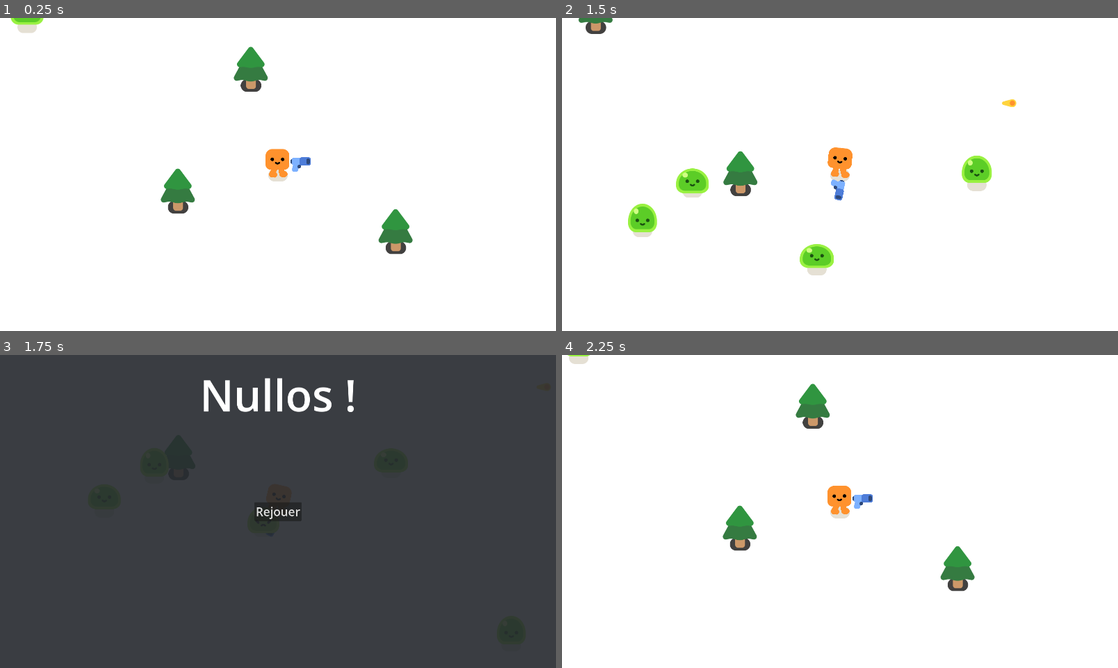
Above: before the commit, frames 1-4 (two rows, left to right).
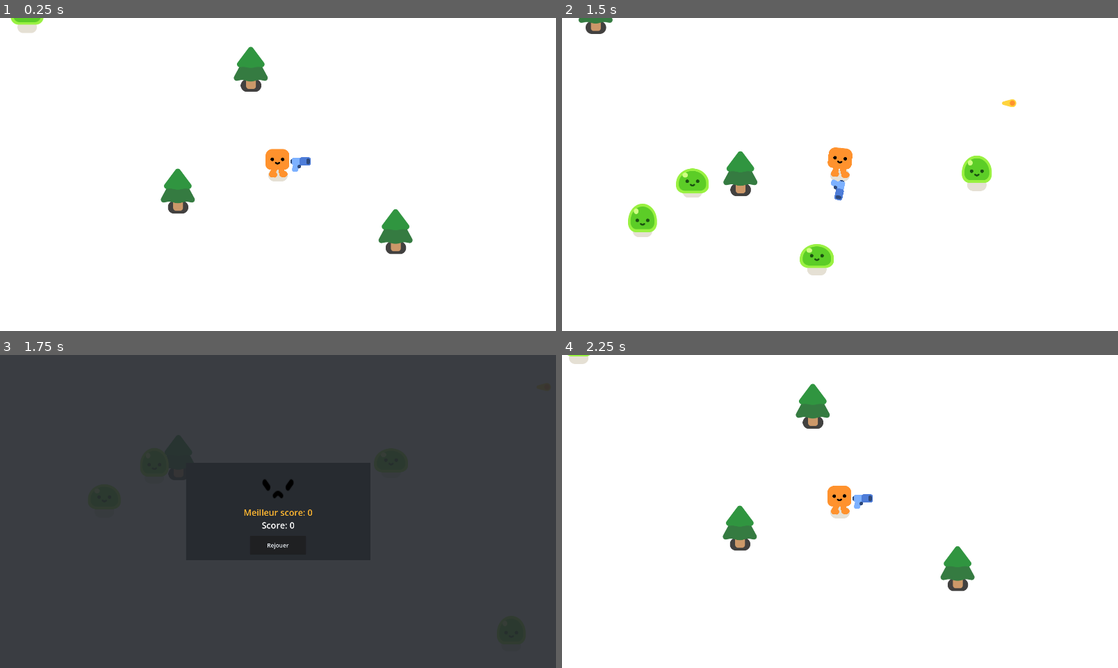
Above: after the commit, the same moments.

Repository: ava-hip/WIP-survivorgame
Game: Godot game, scene res://game.tscn
The game is run twice, just before and just after one commit, with the same random seed, the same clock (stepped at 60 frames per second) and the same inputs.
Inputs:
- Up to frame 1 (0.25 s): no input
- Up to frame 2 (1.5 s): hold D (move_right) 0.53-1.28 s; hold S (move_down) from 1.28 s (still down)
- Up to frame 3 (1.75 s): keep holding S (move_down)
- Up to frame 4 (2.25 s): release S (move_down) at 2 s; click "Rejouer" at 2 s

Frames 1-2 are identical in both runs. In frame 3, 2.0% of the frame differs, in the area x 36-64%, y 7-64%; in frame 4, nothing differs.

Commit message:
feat : score scripts + score ui

Diff:
--- a/scenes/gameover_interface.tscn
+++ b/scenes/gameover_interface.tscn
@@ -1,7 +1,7 @@
-[gd_scene load_steps=2 format=3 uid="uid://fbceiueqs8ax"]
+[gd_scene load_steps=3 format=3 uid="uid://fbceiueqs8ax"]
 
 [ext_resource type="Script" path="res://scripts/gameover_interface.gd" id="1_rtg4t"]
-
+[ext_resource type="Texture2D" uid="uid://cai2ijnbypqtr" path="res://assets/characters/slime/slime_hurt_eyes.png" id="2_2qls0"]
 
 [node name="GameoverInterface" type="CanvasLayer"]
 process_mode = 3
@@ -19,35 +19,87 @@
 color = Color(0.152941, 0.168627, 0.188235, 0.913725)
 metadata/_edit_use_anchors_ = true
 
-[node name="Score" type="Label" parent="."]
-anchors_preset = 5
-anchor_left = 0.5
-anchor_right = 0.5
-offset_left = -270.5
-offset_top = 34.0
-offset_right = 270.5
-offset_bottom = 239.0
-grow_horizontal = 2
-size_flags_horizontal = 4
-theme_override_font_sizes/font_size = 150
-text = "Nullos !"
-metadata/_edit_use_anchors_ = true
-
-[node name="Restart" type="Button" parent="."]
+[node name="ColorRect" type="ColorRect" parent="."]
 anchors_preset = 8
 anchor_left = 0.5
 anchor_top = 0.5
 anchor_right = 0.5
 anchor_bottom = 0.5
+offset_left = -318.5
+offset_top = -167.0
+offset_right = 318.5
+offset_bottom = 167.0
+grow_horizontal = 2
+grow_vertical = 2
+color = Color(0.152941, 0.168627, 0.188235, 1)
+
+[node name="BestScore" type="Label" parent="."]
+unique_name_in_owner = true
+anchors_preset = 8
+anchor_left = 0.5
+anchor_top = 0.5
+anchor_right = 0.5
+anchor_bottom = 0.5
+offset_left = -270.5
+offset_top = -18.5
+offset_right = 270.5
+offset_bottom = 34.5
+grow_horizontal = 2
+grow_vertical = 2
+size_flags_horizontal = 4
+theme_override_colors/font_color = Color(1, 0.717647, 0.188235, 1)
+theme_override_font_sizes/font_size = 30
+text = "placeholder"
+horizontal_alignment = 1
+
+[node name="Score" type="Label" parent="."]
+unique_name_in_owner = true
+anchors_preset = 8
+anchor_left = 0.5
+anchor_top = 0.5
+anchor_right = 0.5
+anchor_bottom = 0.5
+offset_left = -270.0
+offset_top = 26.0
+offset_right = 271.0
+offset_bottom = 76.0
+grow_horizontal = 2
+grow_vertical = 2
+size_flags_horizontal = 4
+theme_override_font_sizes/font_size = 30
+text = "placeholder"
+horizontal_alignment = 1
+
+[node name="Restart" type="Button" parent="."]
+anchors_preset = -1
+anchor_left = 0.491667
+anchor_top = 0.518981
+anchor_right = 0.508333
+anchor_bottom = 0.504167
 offset_left = -81.0
-offset_top = -32.5
+offset_top = 79.5
 offset_right = 81.0
-offset_bottom = 32.5
+offset_bottom = 144.5
 grow_horizontal = 2
 grow_vertical = 2
 size_flags_vertical = 4
-theme_override_font_sizes/font_size = 41
+theme_override_colors/font_color = Color(0.952941, 0.972549, 0.996078, 1)
+theme_override_font_sizes/font_size = 20
 text = "Rejouer"
 metadata/_edit_use_anchors_ = true
 
+[node name="TextureRect" type="TextureRect" parent="."]
+anchors_preset = 8
+anchor_left = 0.5
+anchor_top = 0.5
+anchor_right = 0.5
+anchor_bottom = 0.5
+offset_left = -56.0
+offset_top = -120.0
+offset_right = 56.0
+offset_bottom = -40.0
+grow_horizontal = 2
+grow_vertical = 2
+texture = ExtResource("2_2qls0")
+
 [connection signal="pressed" from="Restart" to="." method="_on_restart_pressed"]
--- a/scripts/game.gd
+++ b/scripts/game.gd
@@ -15,3 +15,4 @@
 func _on_player_health_depleted():
 	GameoverInterface.visible = true
 	GameoverInterface.gameover_interface_on()
+	GameoverInterface.display_score()
--- a/scripts/gameover_interface.gd
+++ b/scripts/gameover_interface.gd
@@ -1,13 +1,15 @@
 extends CanvasLayer
 
+@onready var bestScore = 0
 @onready var score = 0
 
-#func _ready():
-	#self.visible = false
+func _ready():
+	pass
 
 func gameover_interface_on():
 	self.visible = true
 	get_tree().paused = true
+
 
 func gameover_interface_off():
 	get_tree().paused = false
@@ -16,3 +18,12 @@
 
 func _on_restart_pressed():
 	GameoverInterface.gameover_interface_off()
+	GameoverInterface.score = 0
+
+func display_score():
+	score = GameoverInterface.score
+	if GameoverInterface.score > GameoverInterface.bestScore :
+		bestScore = GameoverInterface.score
+
+	%Score.text = str("Score: ", GameoverInterface.score)
+	%BestScore.text = str("Meilleur score: ", GameoverInterface.bestScore)
--- a/scripts/mob.gd
+++ b/scripts/mob.gd
@@ -19,6 +19,7 @@
 	%Slime.play_hurt()
 
 	if health == 0 :
+		GameoverInterface.score += 1
 		print(score)
 		queue_free()
 		const SMOKE_EXPLOSION = preload("res://assets/smoke_explosion/smoke_explosion.tscn")
